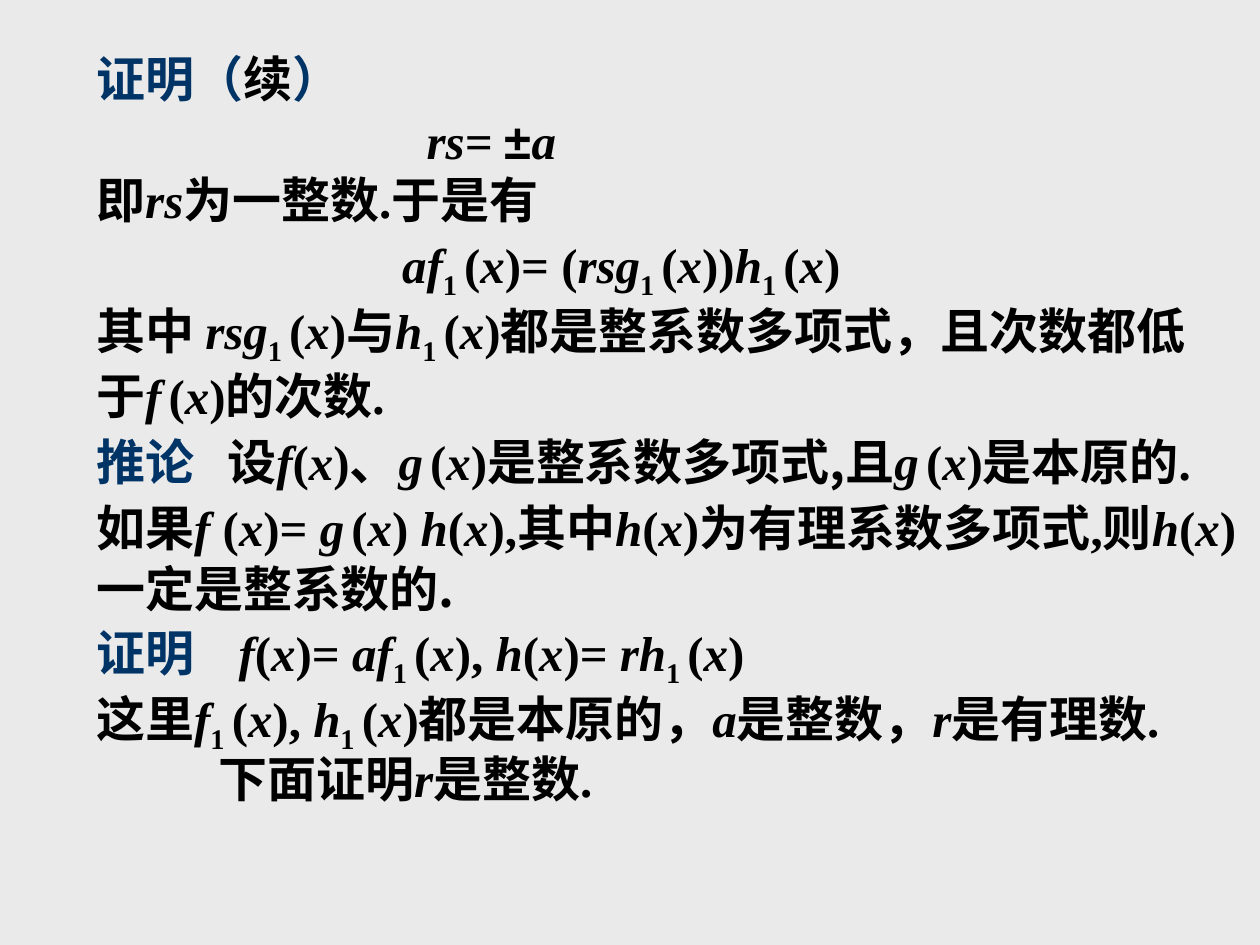
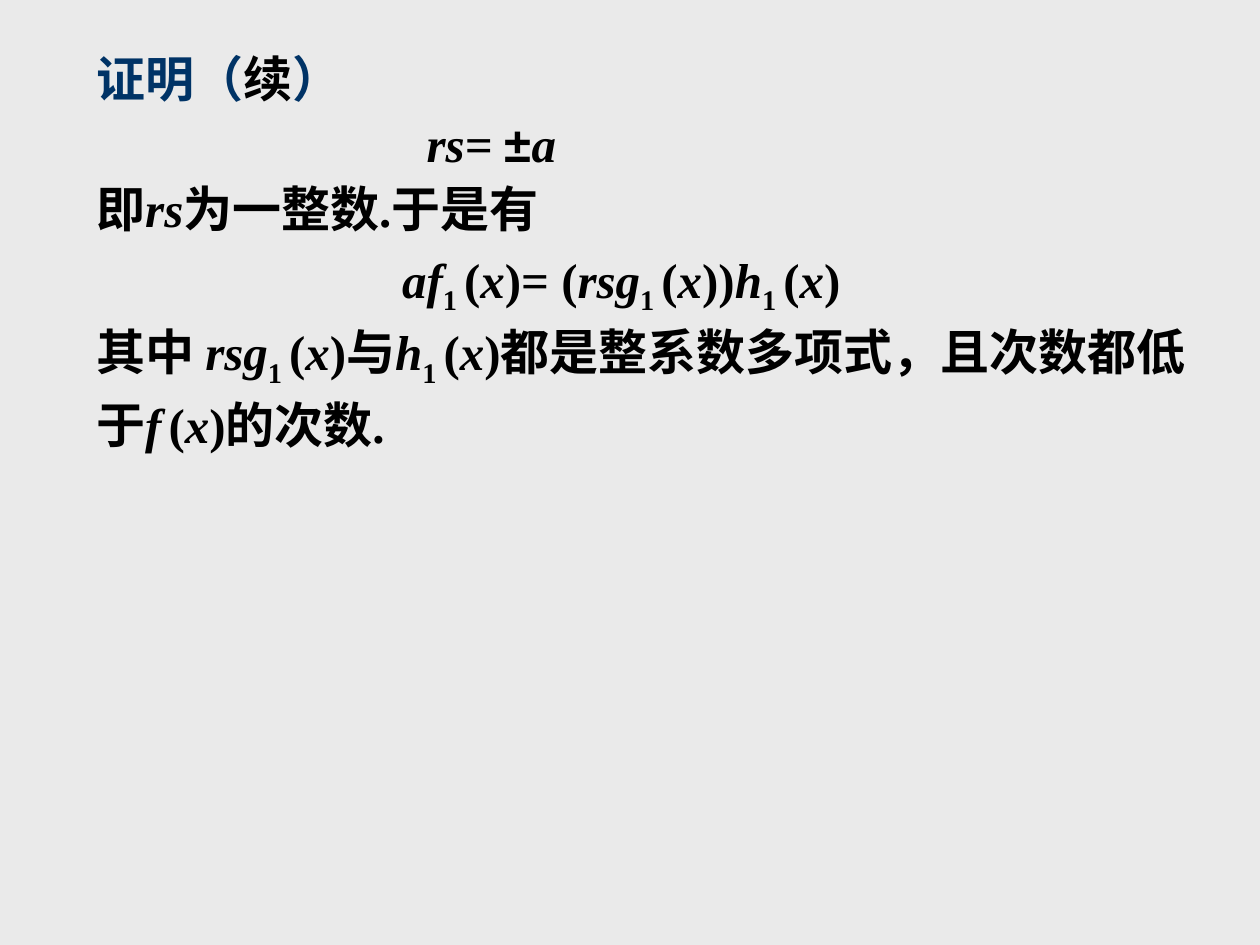
Before and after one commit to zhangbiaomath/zhangbiaomath.github.io, a slide deck: slide 98 of teaching/gaodai/课件/第1章-多项式.ppt (slide 103 before the commit). Drawn at 1260x945 pixels with LibreOffice and Linux fonts; fonts in the diff are those of the drawing. Boxes give left, top, right and bottom in pixels: in the first picture for what was removed or moved away, otherwise in the second. Text is boxed around its words. In the diff, an @@ line names an element or a change of style, - is before the commit and + after.

```diff
--- a/teaching/gaodai/课件/第1章-多项式.ppt
+++ b/teaching/gaodai/课件/第1章-多项式.ppt
@@ text "rs= ±a" at (x1=96, y1=131, x2=1186, y2=454): line spacing 0.8 to 0.9 @@
@@ text at (x1=96, y1=438, x2=1236, y2=802): paragraphs removed @@
-推论 设f(x)、g (x)是整系数多项式,且g (x)是本原的.
-如果f (x)= g (x) h(x),其中h(x)为有理系数多项式,则h(x)
-一定是整系数的.
-证明 f(x)= af1 (x), h(x)= rh1 (x)
-这里f1 (x), h1 (x)都是本原的，a是整数，r是有理数.
-下面证明r是整数.
```
Also in this commit, not shown: 44 other slides changed, 5 slides removed, 6 other files.
